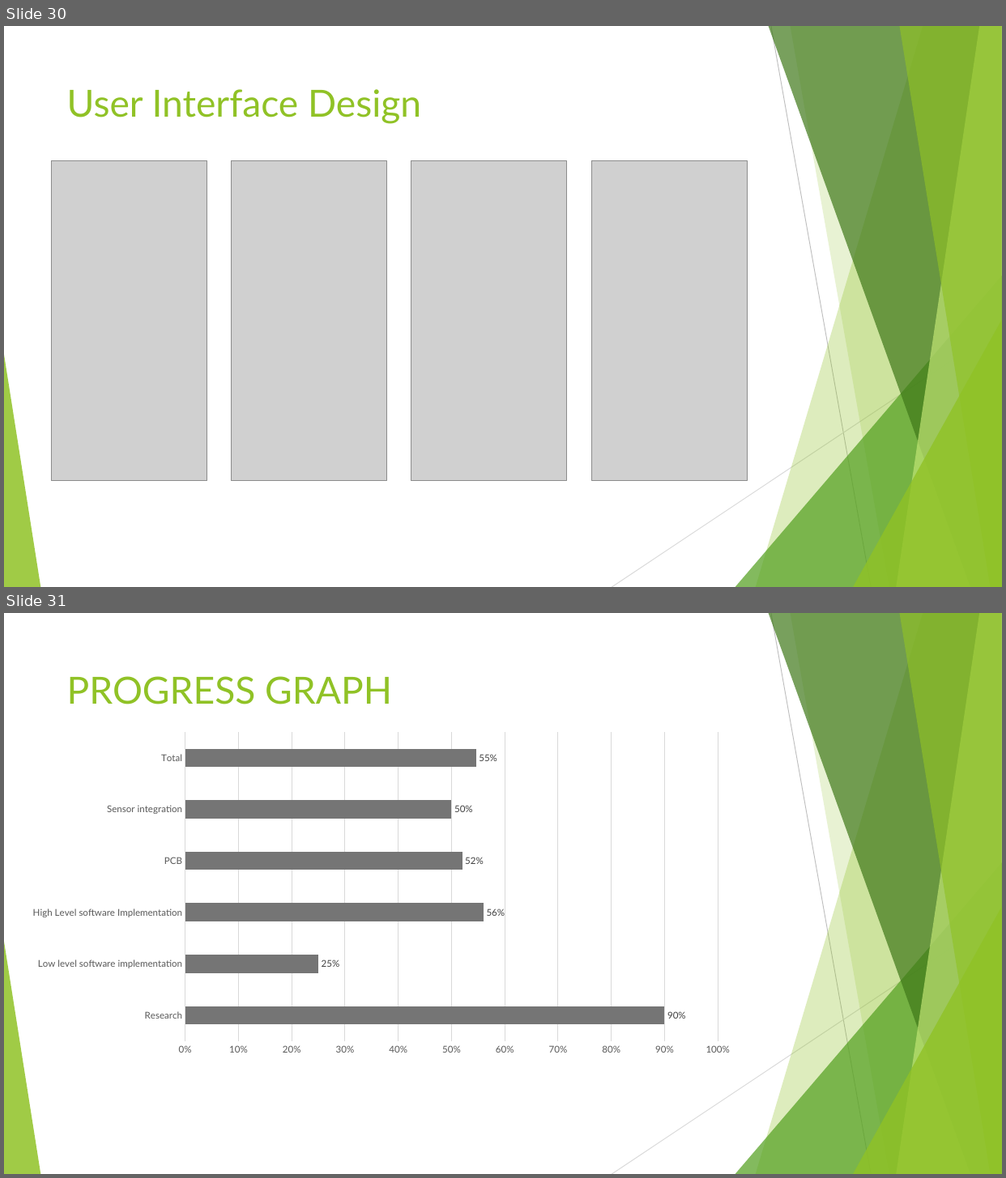
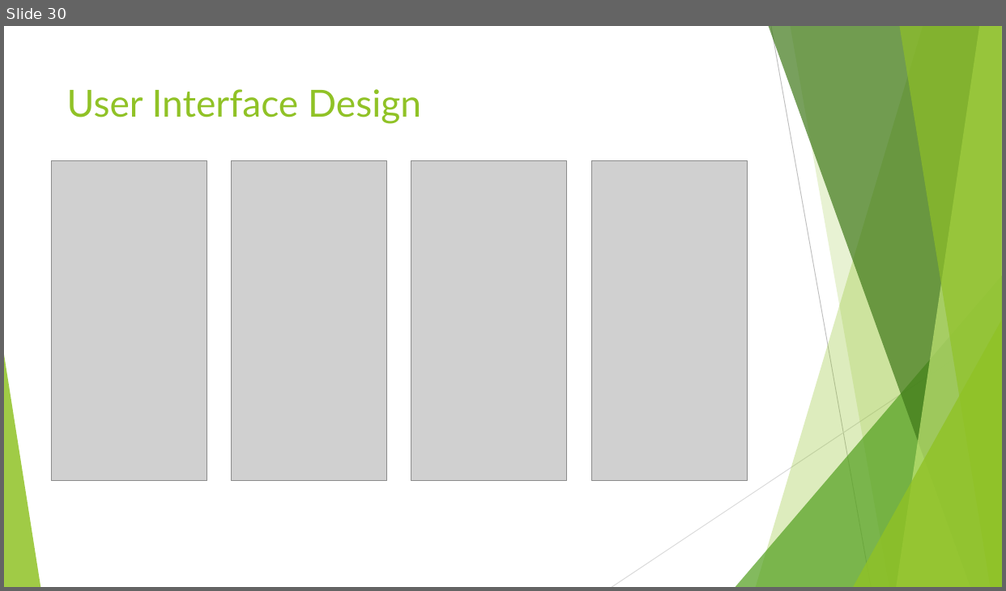
Before and after one commit to annavaykean/seniordesign_protoype, a slide deck: FinalPresentation.pptx. Shown one above the other, each under a label of ours: slides 30 and 31 before the commit, slide 30 after it. The pictures are 1006x1178 and 1006x591 pixels, drawn with LibreOffice and Linux fonts; fonts in the diff are those of the drawing; grey boxes stand for pictures. Boxes give left, top, right and bottom in pixels: in the first picture for what was removed or moved away, otherwise in the second. Text is boxed around its words. In the diff, an @@ line names an element or a change of style, - is before the commit and + after.

Commit message:
Update FinalPresentation.pptx
Updated Cost Table, removed progress chart

```diff
--- a/FinalPresentation.pptx
+++ b/FinalPresentation.pptx
@@ slide 31 removed at (4,613,1002,1174), background #FFFFFF; not listed: 10 template elements that a slide beside it also shows @@
@@ title removed at (67,676,392,705) @@
-PROGRESS GRAPH
@@ bar chart removed at (19,726,744,1063) @@
-categories: Research, Low level software implementation, High Level software Implementation, PCB, Sensor integration, Total
-Series 1: 0.9, 0.25, 0.56, 0.52, 0.5, 0.55
```
Also in this commit, not shown: 2 slides changed.
